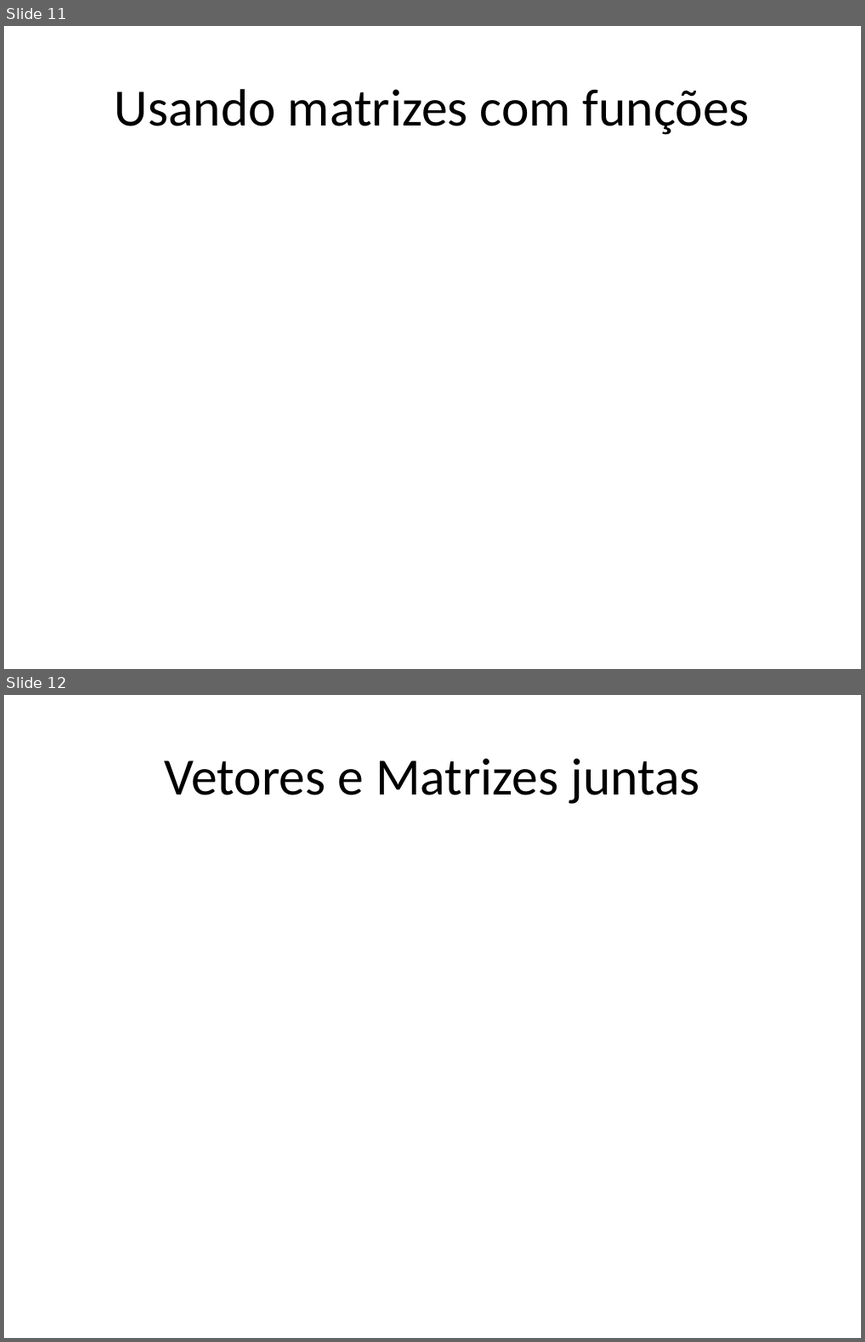
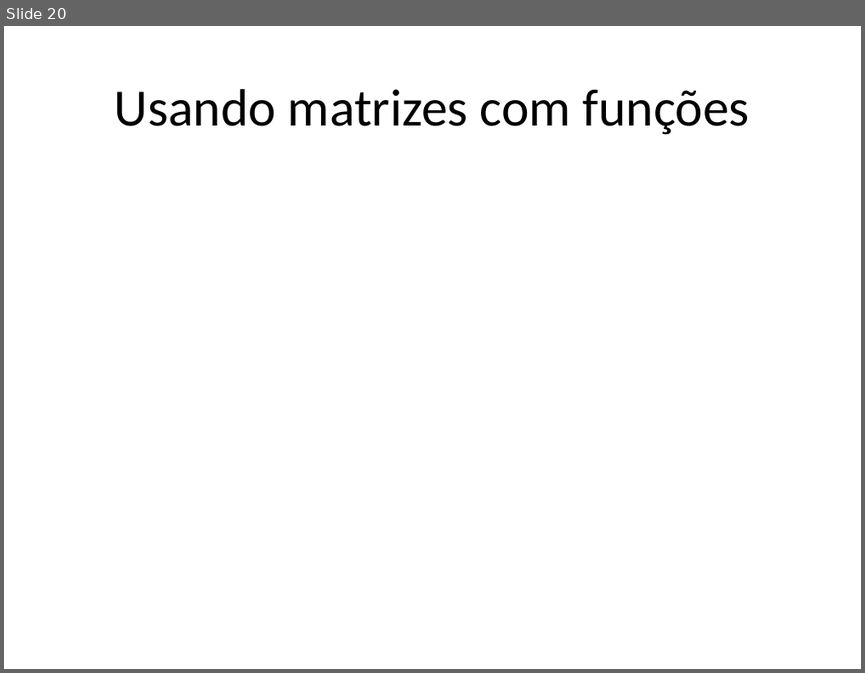
Before and after one commit to dfpires/progcomp2-2024a, a slide deck: matrizes_2d_javascript.pptx. Shown one above the other, each under a label of ours: slides 11 and 12 before the commit, slide 20 after it. The pictures are 865x1342 and 865x673 pixels, drawn with LibreOffice and Linux fonts; fonts in the diff are those of the drawing. Boxes give left, top, right and bottom in pixels: in the first picture for what was removed or moved away, otherwise in the second. Text is boxed around its words. In the diff, an @@ line names an element or a change of style, - is before the commit and + after.

```diff
--- a/matrizes_2d_javascript.pptx
+++ b/matrizes_2d_javascript.pptx
@@ slide 12 removed at box(4, 695, 861, 1338), background #FFFFFF @@
@@ title removed at box(164, 758, 699, 804) @@
-Vetores e Matrizes juntas
@@ what was slide 11 is now slide 20 @@
```
Also in this commit, not shown: 9 slides added.
